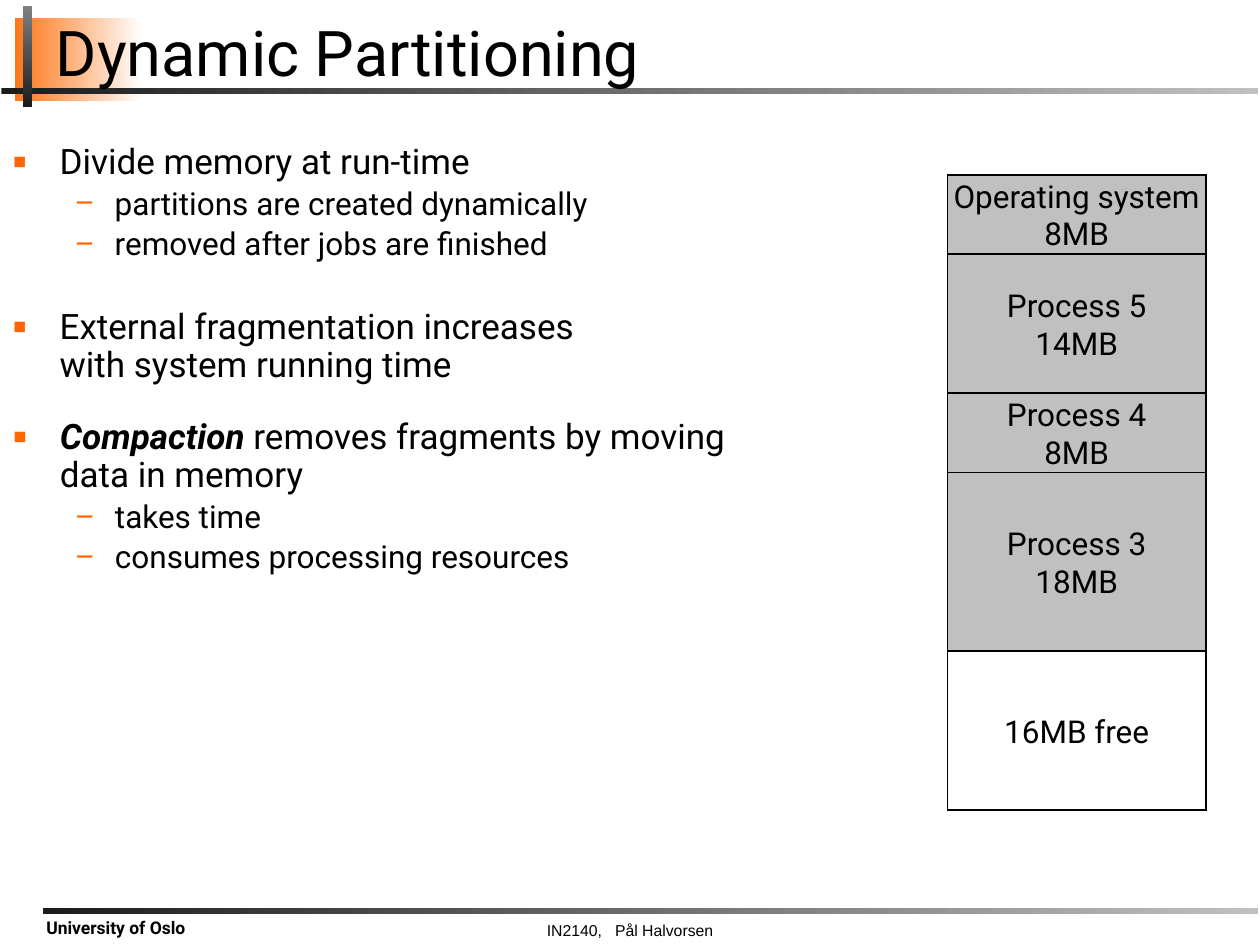
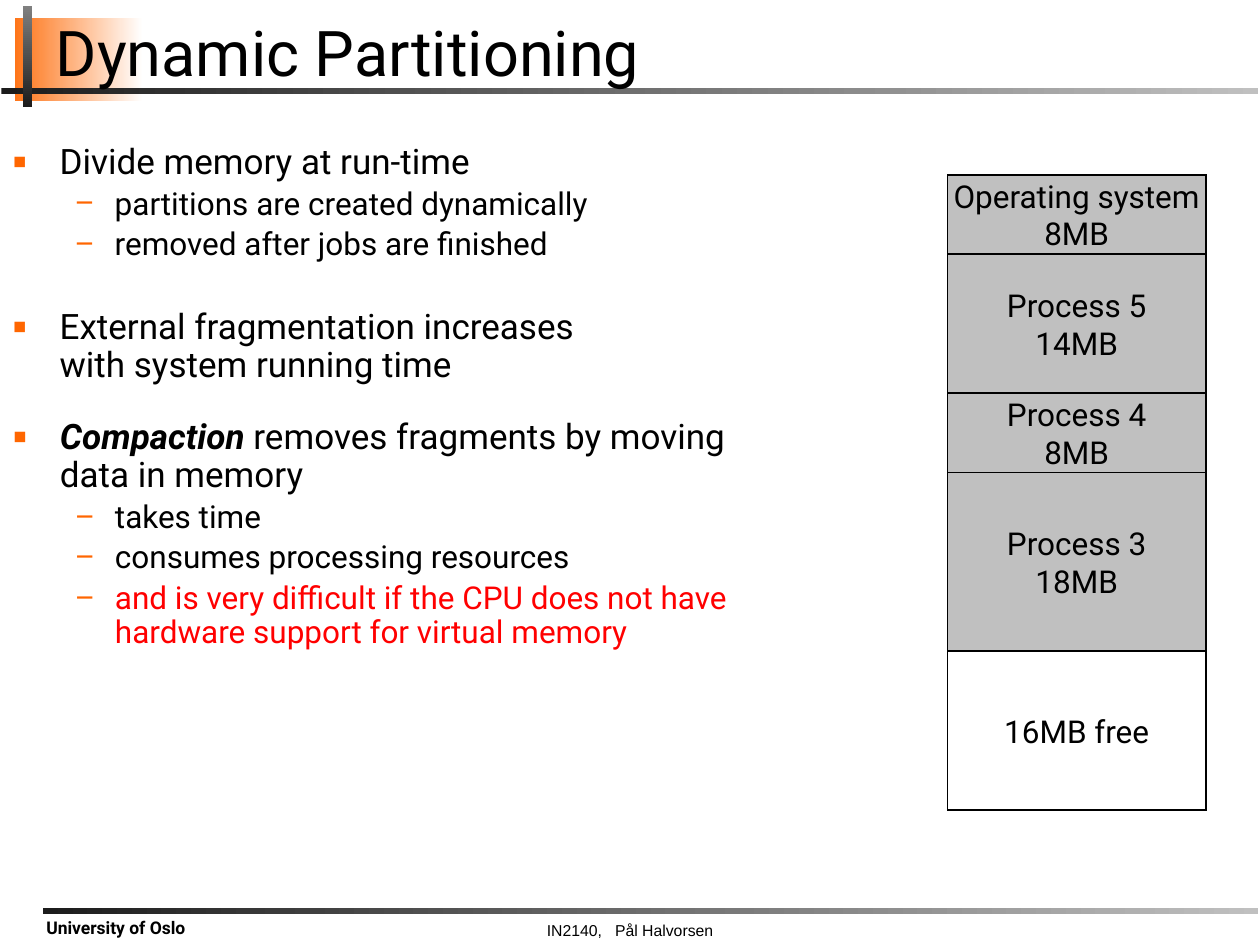
Before and after one commit to claraAsplund/IN2140_Oblig, a slide deck: slide 3 of plenum/02_mem_fit/slides/05-os-plenum-partitioning.pptx (slide 4 before the commit). Drawn at 1260x945 pixels with LibreOffice and Linux fonts; fonts in the diff are those of the drawing; background and template pictures are left out. Boxes give left, top, right and bottom in pixels: in the first picture for what was removed or moved away, otherwise in the second. Text is boxed around its words. In the diff, an @@ line names an element or a change of style, - is before the commit and + after.

Commit message:
more slides

```diff
--- a/plenum/02_mem_fit/slides/05-os-plenum-partitioning.pptx
+++ b/plenum/02_mem_fit/slides/05-os-plenum-partitioning.pptx
@@ text at box(115, 585, 727, 650): paragraph added @@
+  − and is very difficult if the CPU does not have hardware support for virtual memory
```
Also in this commit, not shown: 2 slides added, 3 slides removed.
